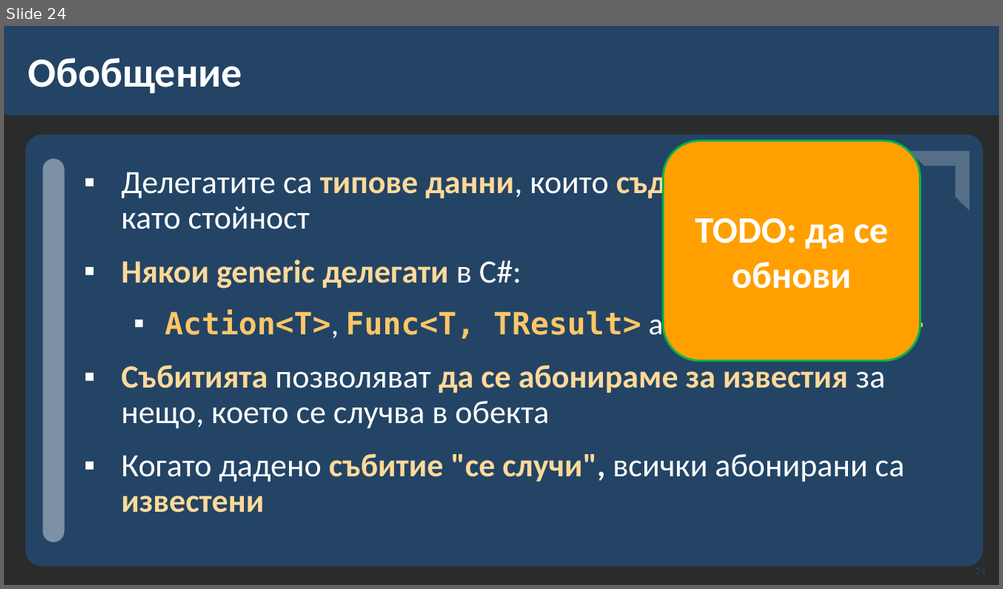
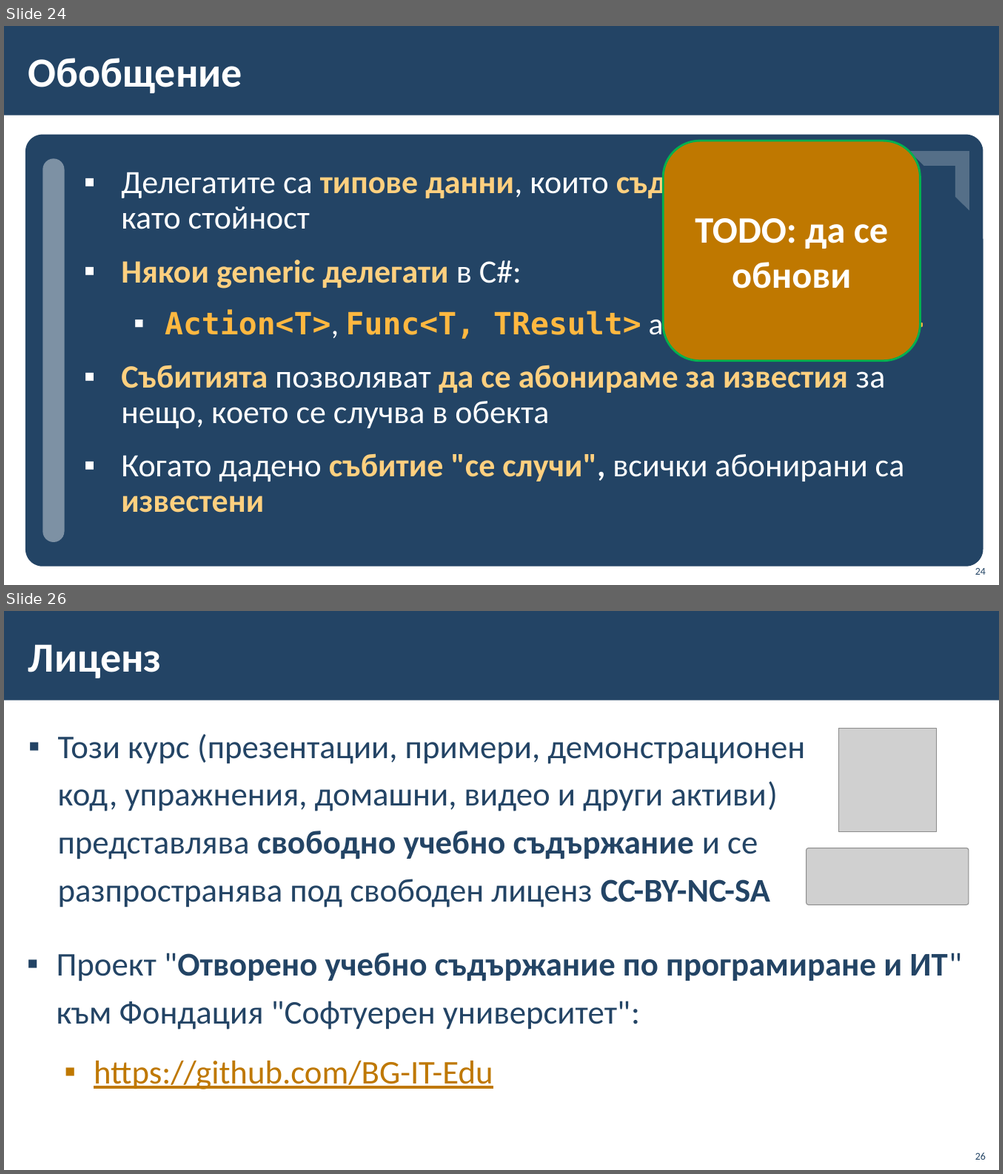
Before and after one commit to BG-IT-Edu/School-Programming, a slide deck: Courses/Software-Sciences/Module-1-OOP/12.2-Delegates-and-Events-Advanced/12.2-Delegates-and-Events-Advanced.pptx. Shown one above the other, each under a label of ours: slide 24 before the commit, slides 24 and 26 after it; the slides between them are not shown. The pictures are 1003x589 and 1003x1174 pixels, drawn with LibreOffice and Linux fonts; fonts in the diff are those of the drawing; grey boxes stand for pictures; background and template pictures are left out; a plain dark background stands for a picture behind light text. Boxes give left, top, right and bottom in pixels: in the first picture for what was removed or moved away, otherwise in the second. Text is boxed around its words. In the diff, an @@ line names an element or a change of style, - is before the commit and + after.

```diff
--- a/Courses/Software-Sciences/Module-1-OOP/12.2-Delegates-and-Events-Advanced/12.2-Delegates-and-Events-Advanced.pptx
+++ b/Courses/Software-Sciences/Module-1-OOP/12.2-Delegates-and-Events-Advanced/12.2-Delegates-and-Events-Advanced.pptx
@@ slide 26 added at <box>4,611,999,1170</box>, background #FFFFFF; not listed: 1 template element that a slide beside it also shows @@
@@ title added at <box>28,644,162,678</box>, 40 pt, text #FFFFFF, bold @@
+Лиценз
@@ text added at <box>58,734,805,908</box>, 32 pt, text #234465 @@
+▪ Този курс (презентации, примери, демонстрационен код, упражнения, домашни, видео и други активи) представлява свободно учебно съдържание и се разпространява под свободен лиценз CC-BY-NC-SA
@@ picture added at <box>838,728,936,832</box> @@
@@ picture added at <box>806,849,969,905</box> @@
@@ text added at <box>57,953,962,1090</box>, 32 pt, text #234465 @@
+▪ Проект "Отворено учебно съдържание по програмиране и ИТ" към Фондация "Софтуерен университет":
+  ▪ https://github.com/BG-IT-Edu
@@ page number added at <box>975,1153,985,1160</box>, 10 pt, text #234465 @@
+26
@@ slide 24 changed as well @@
@@ background picture (left out) to #FFFFFF @@
@@ rounded rectangle "TODO: да се обнови" at <box>663,141,919,361</box>: fill #FFA000 to #BF7800 @@
@@ text "Делегатите са типове данни, които ..." at <box>121,167,924,513</box>: text colour #FFD999 to #FFD07F in "типове данни, съдържат методи", "Някои generic делегати", "Събитията да се абонираме за известия", "събитие "се случи", известени"; text colour #FFC666 to #FFB840 in "Action<T>, Func<T, TResult> Predicate<T>" @@
```
Also in this commit, not shown: 21 other slides changed, 2 other slides added, 3 slides removed, 1 other file.
